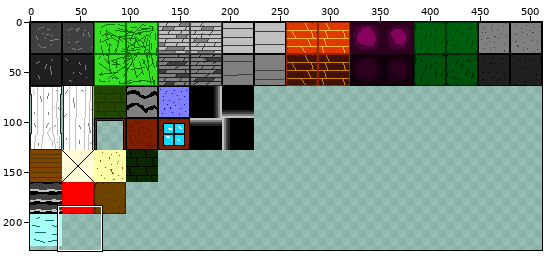
Edited in one commit: sprite sheet (GM Proj/background/images/bg_blocks.png). The first picture is a wide view before the edit; the outline marks the close-up.
Close-up. Before:
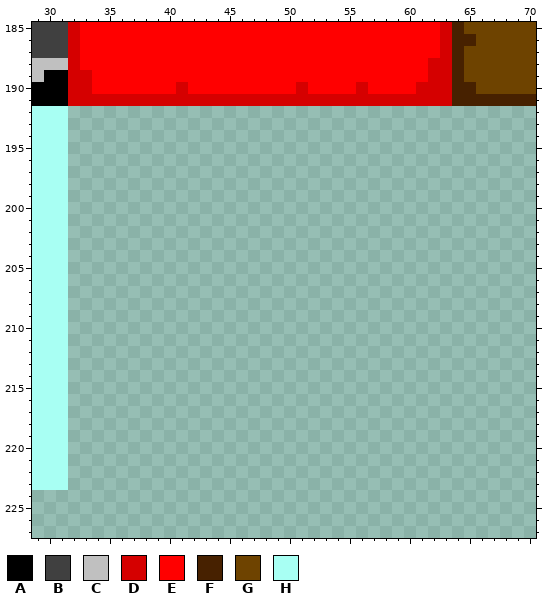
The file is 512x512 pixels. Colours within 5 levels of each other are drawn and written as one. Shown: x 29..70, y 185..227. The wide view leaves out empty margins.
Palette (. is transparent): A #000000  B #404040  C #c0c0c0  D #d50000  E #ff0000  F #472100  G #6e4300  H #a8fff3
Pixels before, first column x 29:
185 BBBDEEEEEEEEEEEEEEEEEEEEEEEEEEEEEEDFGGGGGG
186 BBBDEEEEEEEEEEEEEEEEEEEEEEEEEEEEEEDFFGGGGG
187 BBBDEEEEEEEEEEEEEEEEEEEEEEEEEEEEEEDFGGGGGG
188 CCCDEEEEEEEEEEEEEEEEEEEEEEEEEEEEEDDFGGGGGG
189 CAADDEEEEEEEEEEEEEEEEEEEEEEEEEEEEDDFGGGGGG
190 AAADDEEEEEEEDEEEEEEEEEDEEEEDEEEEDDDFFGGGGG
191 AAADDDDDDDDDDDDDDDDDDDDDDDDDDDDDDDDFFFFFFF
192 HHH.......................................
193 HHH.......................................
194 HHH.......................................
195 HHH.......................................
196 HHH.......................................
197 HHH.......................................
198 HHH.......................................
199 HHH.......................................
200 HHH.......................................
201 HHH.......................................
202 HHH.......................................
203 HHH.......................................
204 HHH.......................................
205 HHH.......................................
206 HHH.......................................
207 HHH.......................................
208 HHH.......................................
209 HHH.......................................
210 HHH.......................................
211 HHH.......................................
212 HHH.......................................
213 HHH.......................................
214 HHH.......................................
215 HHH.......................................
216 HHH.......................................
217 HHH.......................................
218 HHH.......................................
219 HHH.......................................
220 HHH.......................................
221 HHH.......................................
222 HHH.......................................
223 HHH.......................................
And afterwards:
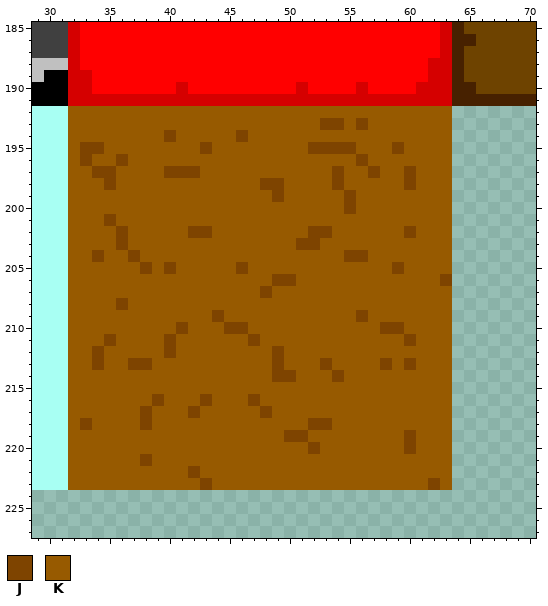
Colours new in this view: J #7e4400  K #975a00
From the commit log: Level 9 -- Adding more framework
Diff:
Changed rows in their new state; - is an unchanged pixel.
first column x 32:
192 KKKKKKKKKKKKKKKKKKKKKKKKKKKKKKKK
193 KKKKKKKKKKKKKKKKKKKKKJJKJKKKKKKK
194 KKKKKKKKJKKKKKJKKKKKKKKKKKKKKKKK
195 KJJKKKKKKKKJKKKKKKKKJJJJKKKJKKKK
196 KJKKJKKKKKKKKKKKKKKKKKKKJKKKKKKK
197 KKJJKKKKJJJKKKKKKKKKKKJKKJKKJKKK
198 KKKJKKKKKKKKKKKKJJKKKKJKKKKKJKKK
199 KKKKKKKKKKKKKKKKKJKKKKKJKKKKKKKK
200 KKKKKKKKKKKKKKKKKKKKKKKJKKKKKKKK
201 KKKJKKKKKKKKKKKKKKKKKKKKKKKKKKKK
202 KKKKJKKKKKJJKKKKKKKKJJKKKKKKJKKK
203 KKKKJKKKKKKKKKKKKKKJJKKKKKKKKKKK
204 KKJKKJKKKKKKKKKKKKKKKKKJJKKKKKKK
205 KKKKKKJKJKKKKKJKKKKKKKKKKKKJKKKK
206 KKKKKKKKKKKKKKKKKJJKKKKKKKKKKKKJ
207 KKKKKKKKKKKKKKKKJKKKKKKKKKKKKKKK
208 KKKKJKKKKKKKKKKKKKKKKKKKKKKKKKKK
209 KKKKKKKKKKKKJKKKKKKKKKKKJKKKKKKK
210 KKKKKKKKKJKKKJJKKKKKKKKKKKJJKKKK
211 KKKJKKKKJKKKKKKJKKKKKKKKKKKKJKKK
212 KKJKKKKKJKKKKKKKKJKKKKKKKKKKKKKK
213 KKJKKJJKKKKKKKKKKJKKKJKKKKJKJKKK
214 KKKKKKKKKKKKKKKKKJJKKKJKKKKKKKKK
215 KKKKKKKKKKKKKKKKKKKKKKKKKKKKKKKK
216 KKKKKKKJKKKJKKKJKKKKKKKKKKKKKKKK
217 KKKKKKJKKKJKKKKKJKKKKKKKKKKKKKKK
218 KJKKKKJKKKKKKKKKKKKKJJKKKKKKKKKK
219 KKKKKKKKKKKKKKKKKKJJKKKKKKKKJKKK
220 KKKKKKKKKKKKKKKKKKKKJKKKKKKKJKKK
221 KKKKKKJKKKKKKKKKKKKKKKKKKKKKKKKK
222 KKKKKKKKKKJKKKKKKKKKKKKKKKKKKKKK
223 KKKKKKKKKKKJKKKKKKKKKKKKKKKKKKJK
